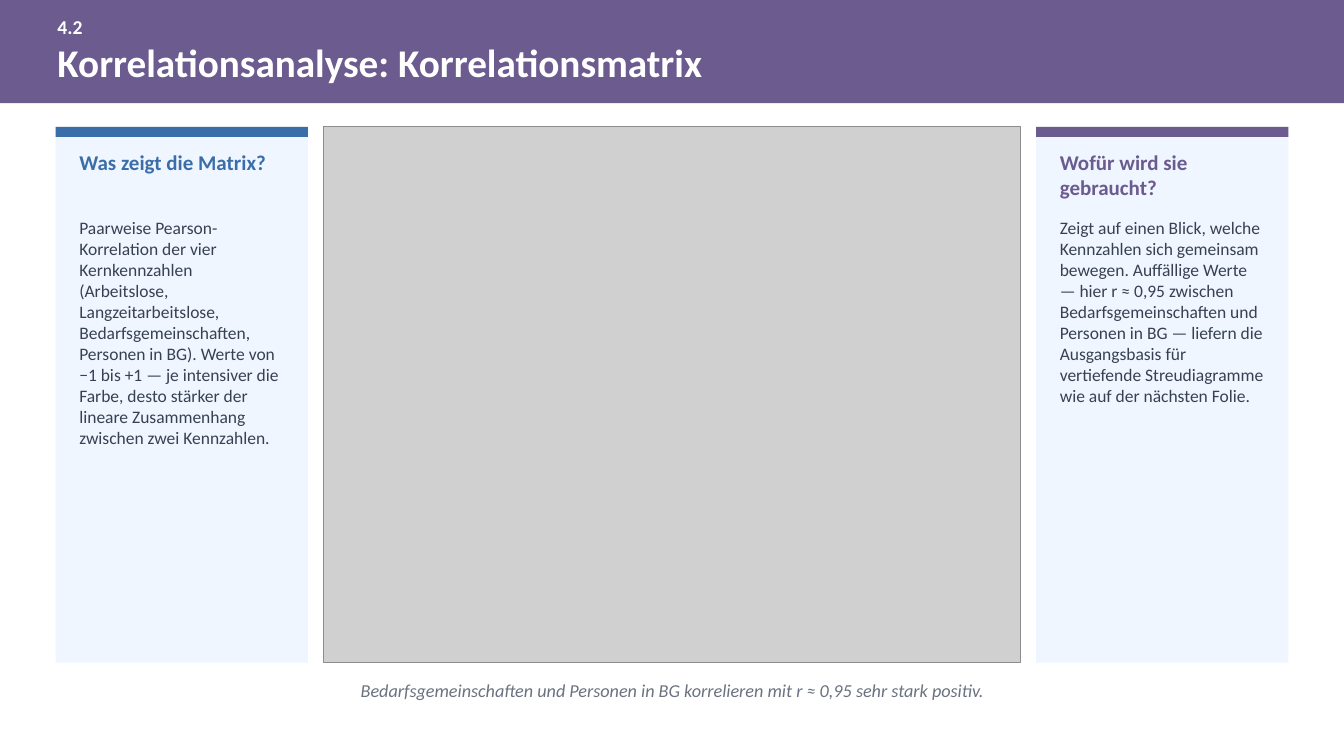
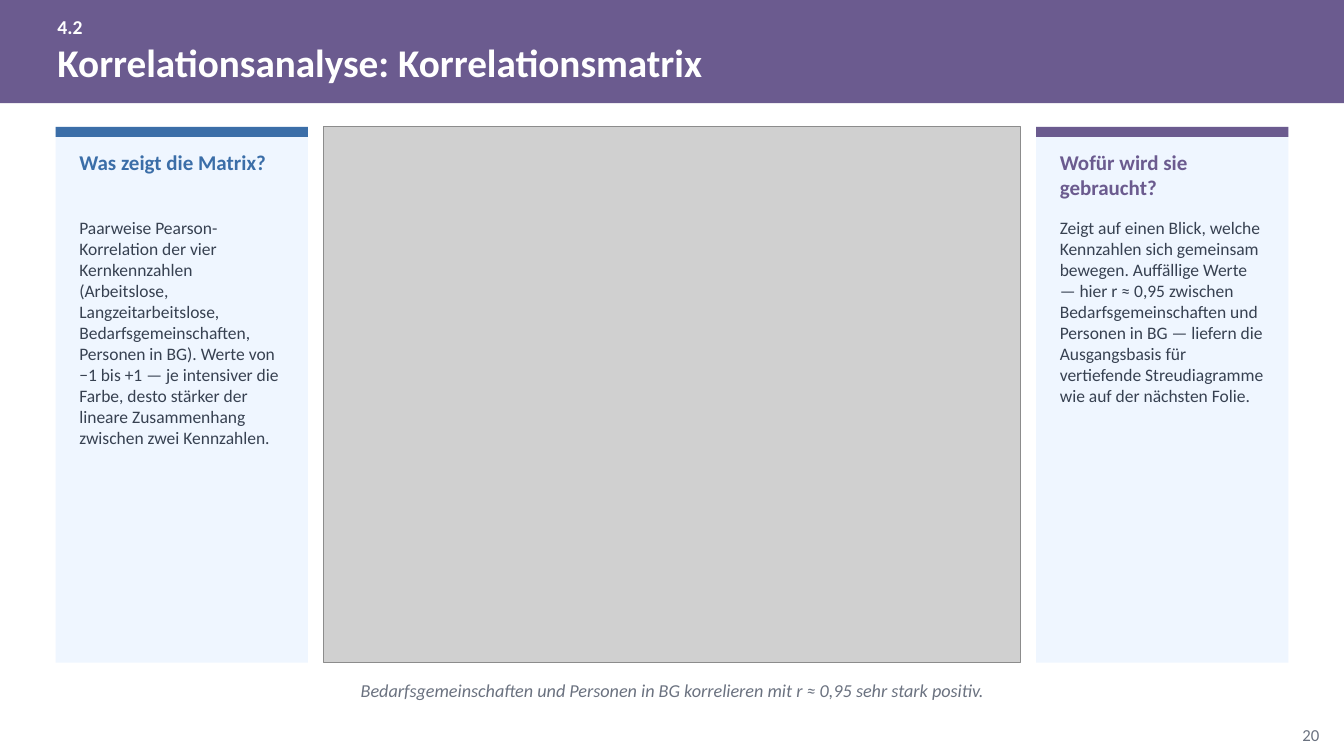
Before and after one commit to eufunk/arbeitsmarkt-regensburg, a slide deck: slide 20 of Docs/Projektpraesentation.pptx. Drawn at 1344x756 pixels with LibreOffice and Linux fonts; fonts in the diff are those of the drawing; grey boxes stand for pictures. Boxes give left, top, right and bottom in pixels: in the first picture for what was removed or moved away, otherwise in the second. Text is boxed around its words. In the diff, an @@ line names an element or a change of style, - is before the commit and + after.

```diff
--- a/Docs/Projektpraesentation.pptx
+++ b/Docs/Projektpraesentation.pptx
@@ page number added at (x1=1302, y1=730, x2=1319, y2=741), 12 pt, text #6B7280 @@
+20
```
Also in this commit, not shown: 63 other slides changed, 20 slides added, 1 slide removed, 28 other files.
